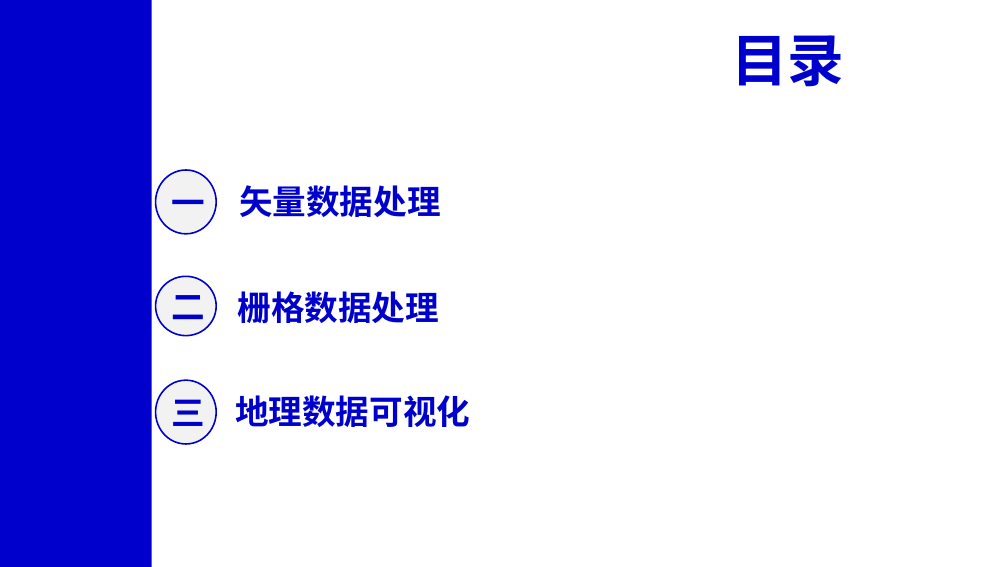
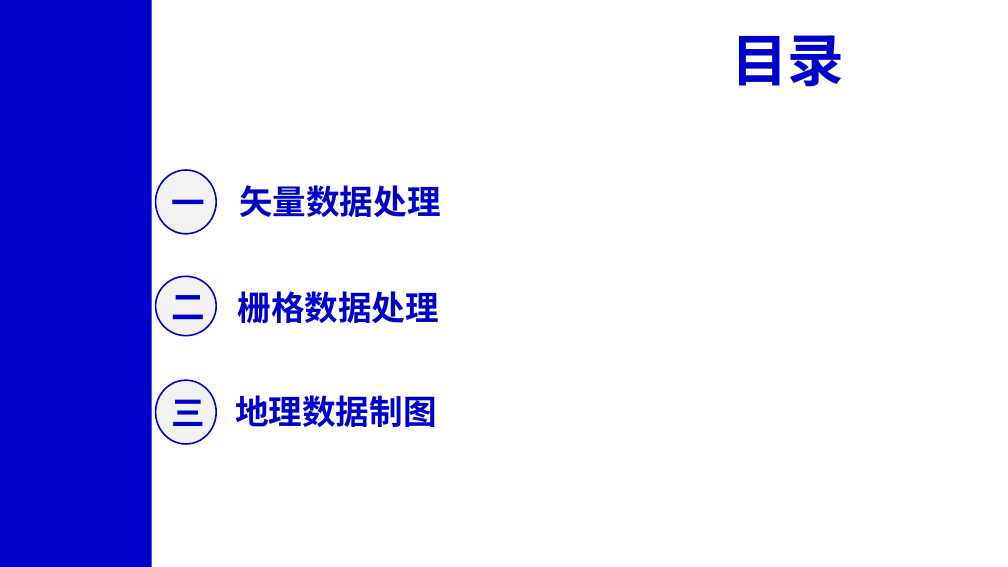
Before and after one commit to xinluo2018/open-source-gis-course, a slide deck: slide 2 of 第6章-GIS数据处理高级开源库-10课时/第6章-GIS数据处理高级开源库.pptx. Drawn at 1008x567 pixels with LibreOffice and Linux fonts; fonts in the diff are those of the drawing. Boxes give left, top, right and bottom in pixels: in the first picture for what was removed or moved away, otherwise in the second. Text is boxed around its words. In the diff, an @@ line names an element or a change of style, - is before the commit and + after.

```diff
--- a/第6章-GIS数据处理高级开源库-10课时/第6章-GIS数据处理高级开源库.pptx
+++ b/第6章-GIS数据处理高级开源库-10课时/第6章-GIS数据处理高级开源库.pptx
@@ text at [235, 395, 437, 427]: text changed @@
-地理数据可视化
+地理数据制图
```
Also in this commit, not shown: 17 other slides changed, 1 slide added, 35 other files.
